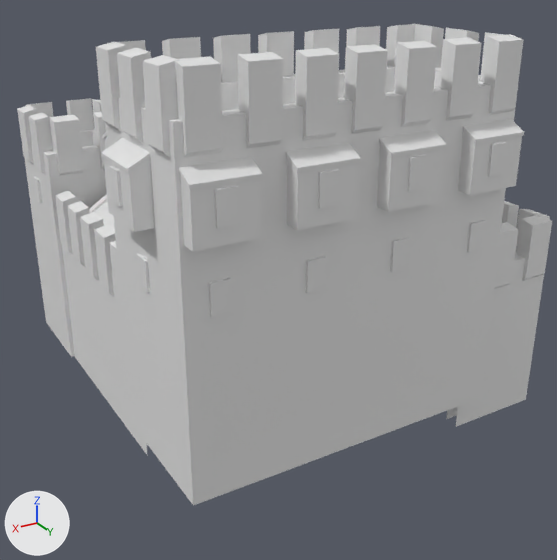
What one commit did to the COLLADA model art/meshes/structural/syracuse/fortress.dae.
One viewpoint serves both versions: a 50 mm lens placed at (20.1, 36.8, 21.7), pointed at (-0.5, 2.5, 4.6). The lights are fixed; the arrows at lower left show +X, +Y and +Z. The older version comes first. Where no turn or scale is listed for an object, it has been applied to the vertices.

Names of what the first picture shows: 'fortress'.
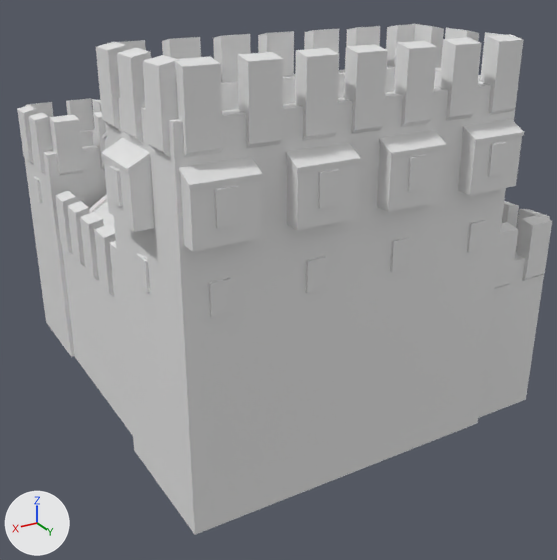
The newer file is also turned or shifted as a whole; pictures and numbers use the older file's frame.

What differs and where, as boxes [x1, y1, x2, y2] in the pictures (557 x 560 px; the box of a moved part takes in the faces that stretch with it):
'fortress', reshaped (6% taller): before [17, 24, 552, 505]; after [17, 24, 552, 535]
part 1 of me_cubo_499, moved or reshaped: before [120, 269, 496, 505]; after [120, 269, 496, 535]

The change in detail:
me_cubo_499 is used by ob_fortress; location (0.0, 0.0, 0.0).
Before the commit, vertices of me_cubo_499: 24 (-6.7, 5.7, 0.1), 26 (-6.7, 1.5, 0.1), 28 (3.0, 5.7, 0.1), 30 (3.0, 1.5, 0.1), 596 (-6.6, 5.6, 0.3).
Before the commit, vertices of me_cubo_499: 598 (9.8, 5.6, 0.3) at pixel (131, 424), 600 (-6.6, 12.6, 0.3) at pixel (480, 397), 602 (9.8, 12.6, 0.3) at pixel (193, 505).
me_cubo_499 had 2904 vertices, 4614 faces and spanned x -11.9..10.8, y -12.1..13.5, z -1.8..18.3.
me_cubo_499 now has 2904 vertices, 4592 faces and spans x -11.9..10.8, y -12.1..13.5, z -1.9..18.3.
Part 1, on me_cubo_499:
Vertices 24, 26, 28, 30, 596, 598, 600, 602 of me_cubo_499 move by (0.0, 0.0, -1.6).
Other edits to the shape of me_cubo_499 do not show in these pictures.
